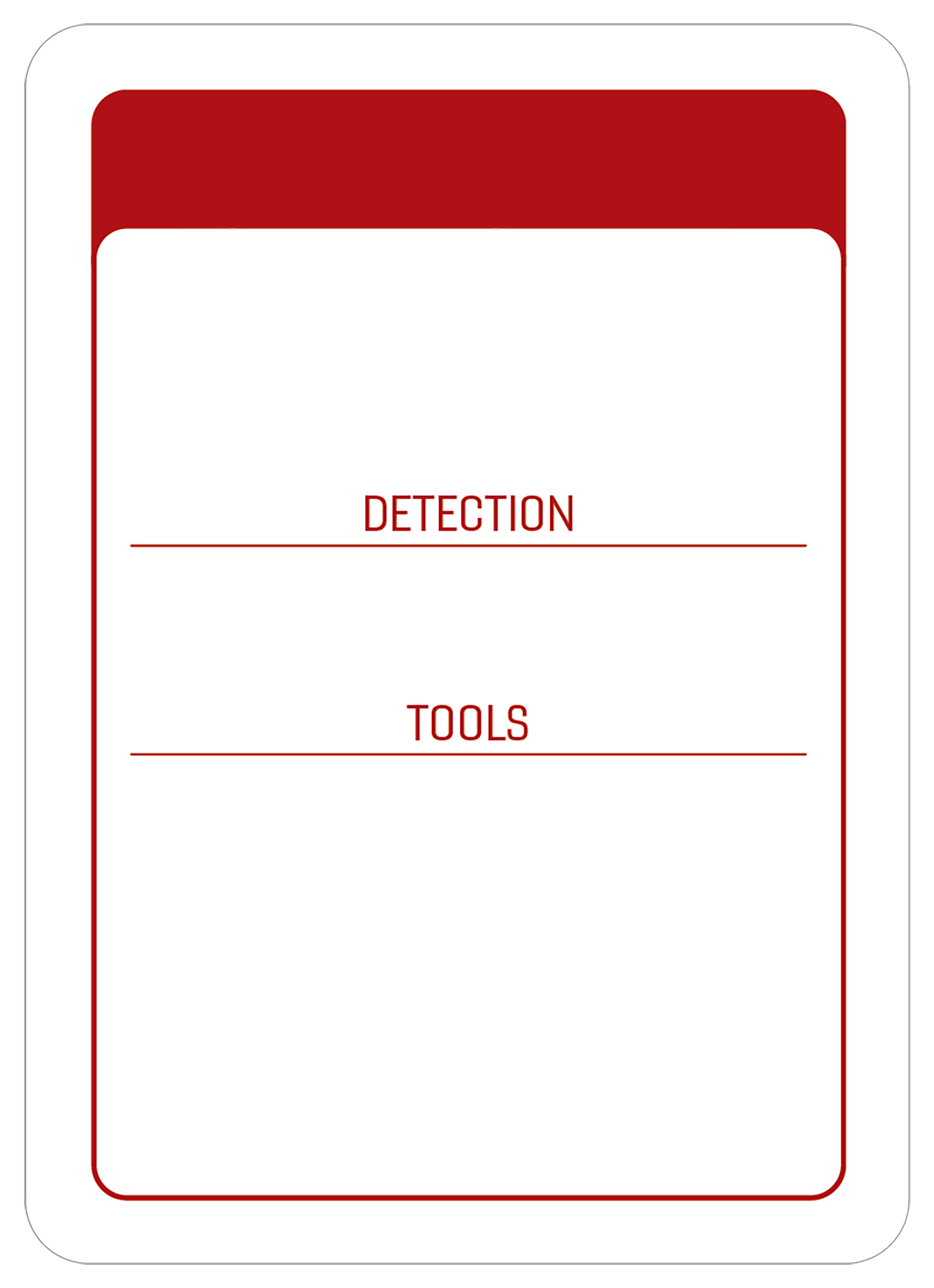
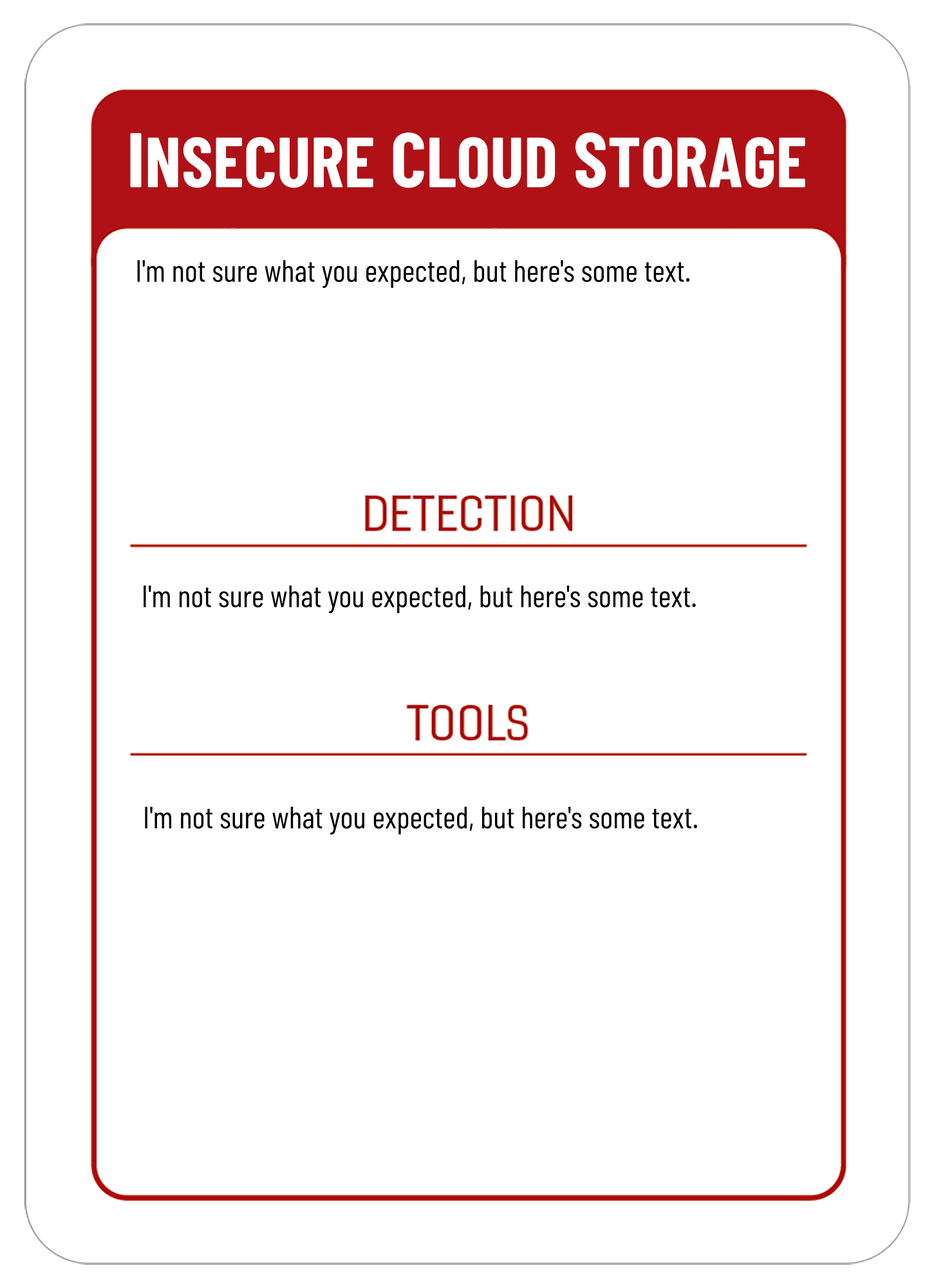
Comparing the layer stacks of the two 934px x 1288px images. Changes:
painted on "IC" over [130, 132, 806, 835]
